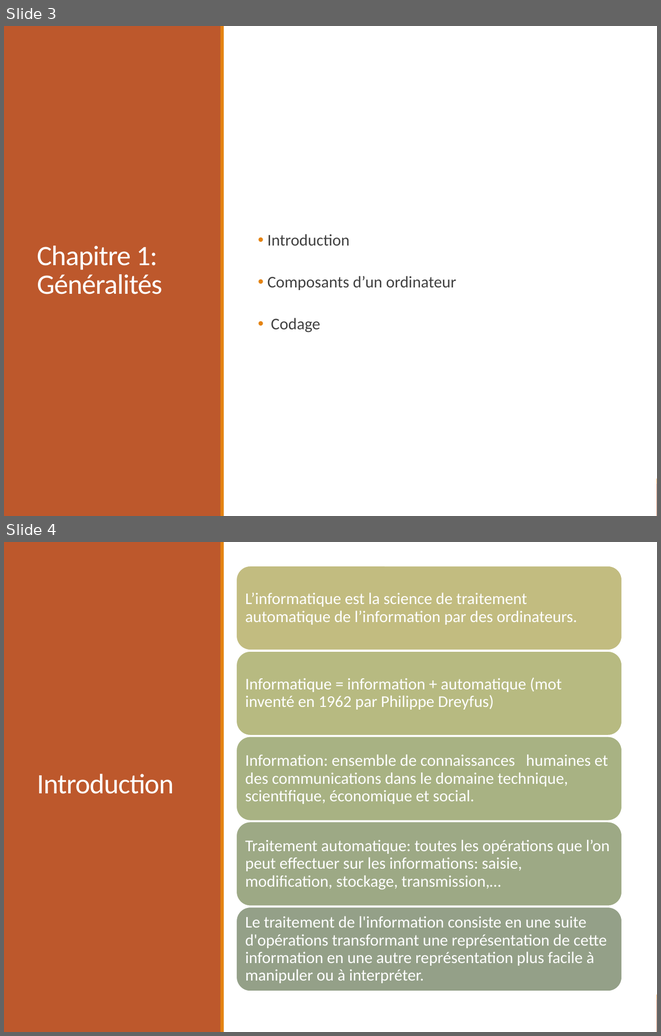
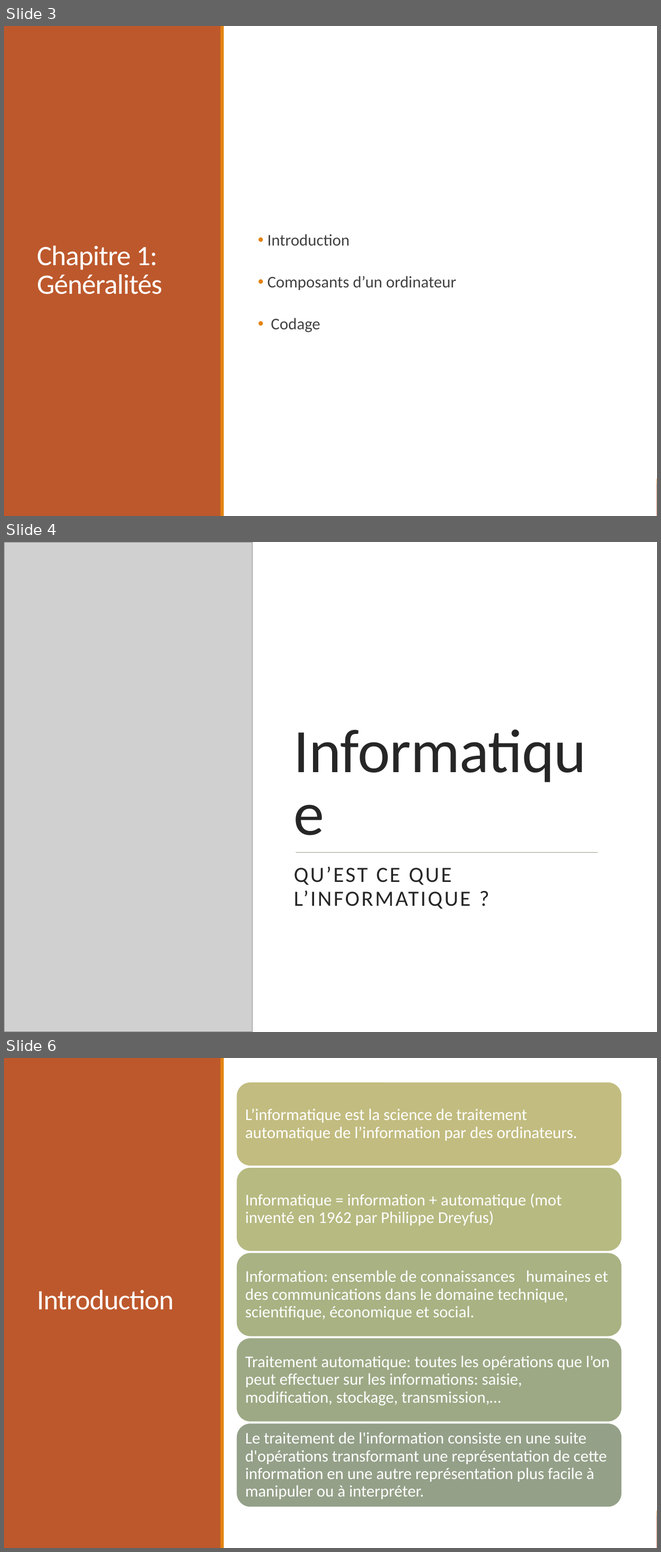
Before and after one commit to ousrah/IA101_26, a slide deck: 1 - Appréhendre la programmation/1 - Cours/introduction a l'algorithmique.pptx. Shown one above the other, each under a label of ours: slides 3 and 4 before the commit, slides 3, 4 and 6 after it; the slides between them are not shown. The pictures are 661x1036 and 661x1552 pixels, drawn with LibreOffice and Linux fonts; fonts in the diff are those of the drawing; grey boxes stand for pictures. Boxes give left, top, right and bottom in pixels: in the first picture for what was removed or moved away, otherwise in the second. Text is boxed around its words. In the diff, an @@ line names an element or a change of style, - is before the commit and + after.

```diff
--- a/1 - Appréhendre la programmation/1 - Cours/introduction a l'algorithmique.pptx
+++ b/1 - Appréhendre la programmation/1 - Cours/introduction a l'algorithmique.pptx
@@ slide 4 added at box(4, 542, 657, 1032), background #FFFFFF @@
@@ rectangle added at box(4, 542, 657, 1032), fill #FFFFFF @@
@@ picture added at box(4, 542, 252, 1032) @@
@@ title added at box(288, 588, 623, 851), 68 pt, text #262626 @@
+Informatique
@@ line added from (296, 852) to (598, 852), #637052 0.5 pt @@
@@ text added at box(294, 866, 471, 909), 24 pt, text #262626 @@
+QU’EST CE QUE L’INFORMATIQUE ?
@@ rectangle added at box(4, 999, 657, 1032), fill #BD582C @@
@@ rectangle added at box(4, 995, 657, 999), fill #E48312 @@
@@ what was slide 4 is now slide 6 @@
```
Also in this commit, not shown: 1 slide changed, 1 other slide added, 1 other file.
